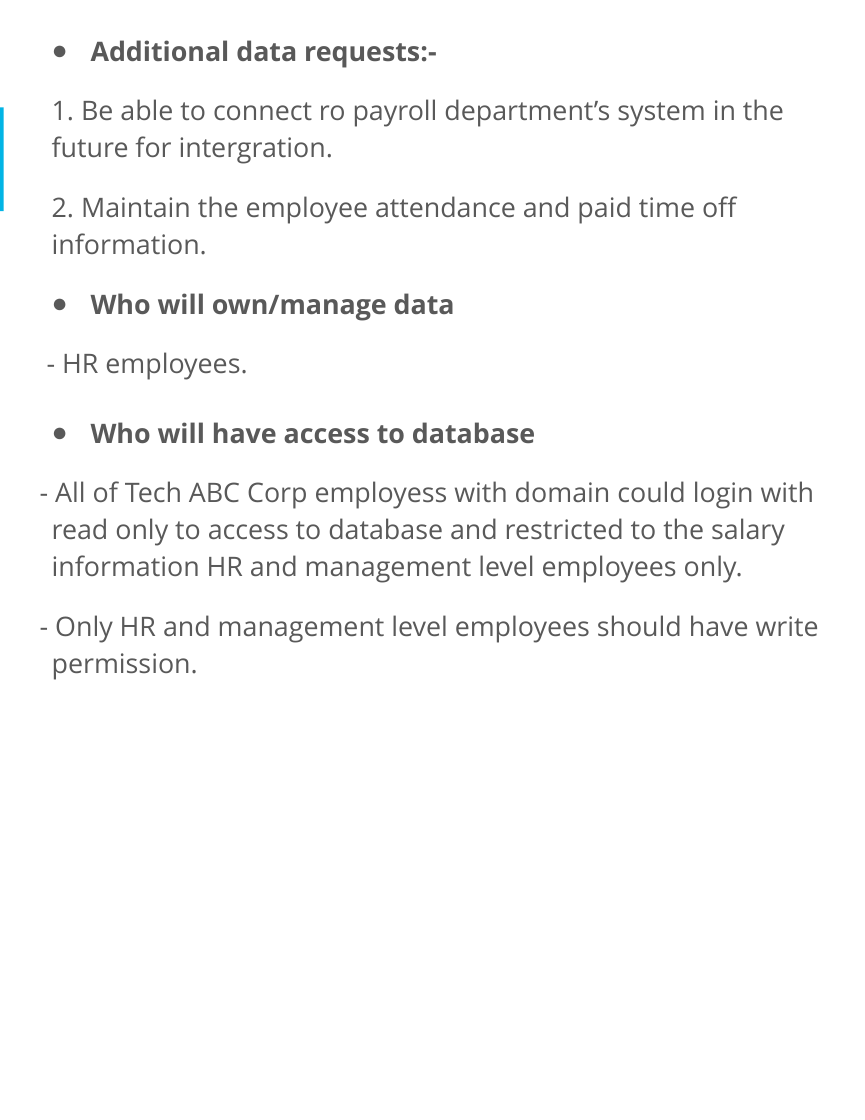
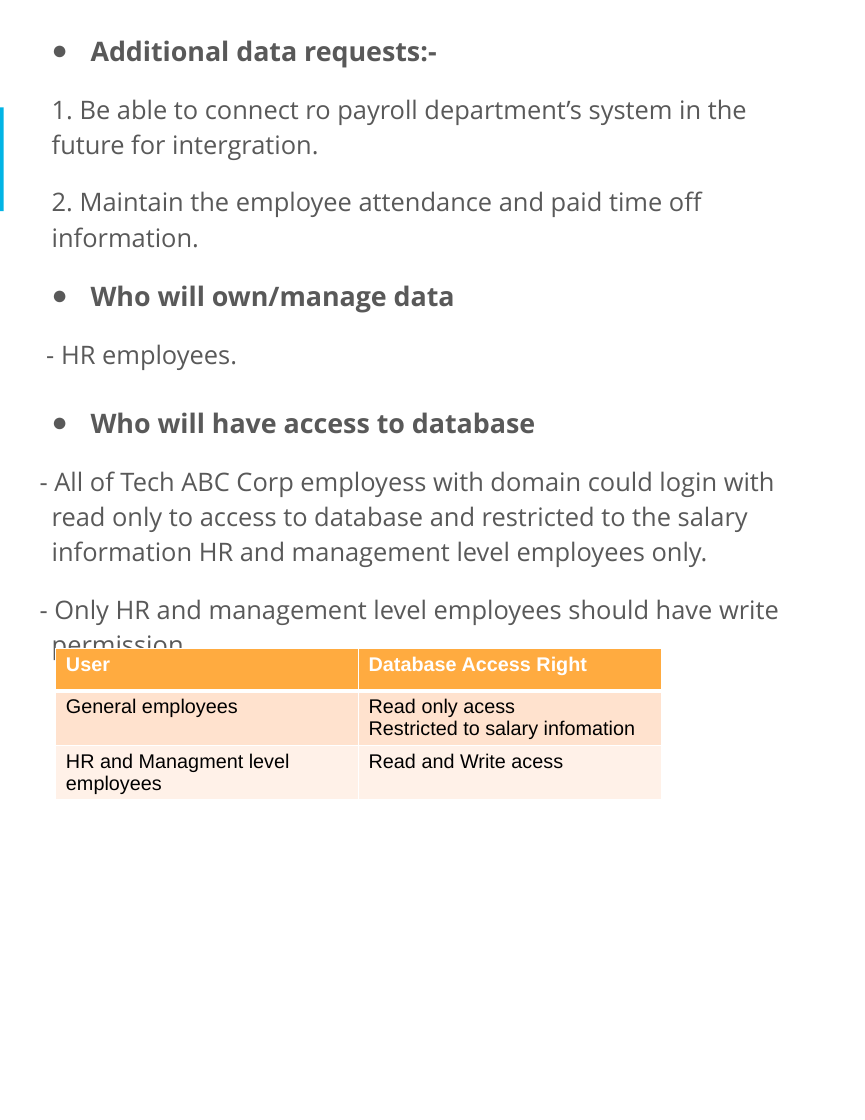
Before and after one commit to fuongcao/udacity-data-achitect, a slide deck: slide 6 of 1- Designing an HR Database/proposal.pptx. Drawn at 865x1120 pixels with LibreOffice and Linux fonts; fonts in the diff are those of the drawing. Boxes give left, top, right and bottom in pixels: in the first picture for what was removed or moved away, otherwise in the second. Text is boxed around its words. In the diff, an @@ line names an element or a change of style, - is before the commit and + after.

```diff
--- a/1- Designing an HR Database/proposal.pptx
+++ b/1- Designing an HR Database/proposal.pptx
@@ text at (52,99,779,661): size 19 to 18 pt in "1. Be able to connect ro payroll ...", "2. Maintain the employee attendance and paid ...", "- HR employees.", "- All of Tech ABC Corp employess ..." and 1 more places @@
@@ table added at (56,648,660,798), 3 rows, 2 columns @@
+User | Database Access Right
+General employees | Read only acess / Restricted to salary infomation
+HR and Managment level employees | Read and Write acess
```
Also in this commit, not shown: 3 other slides changed.
